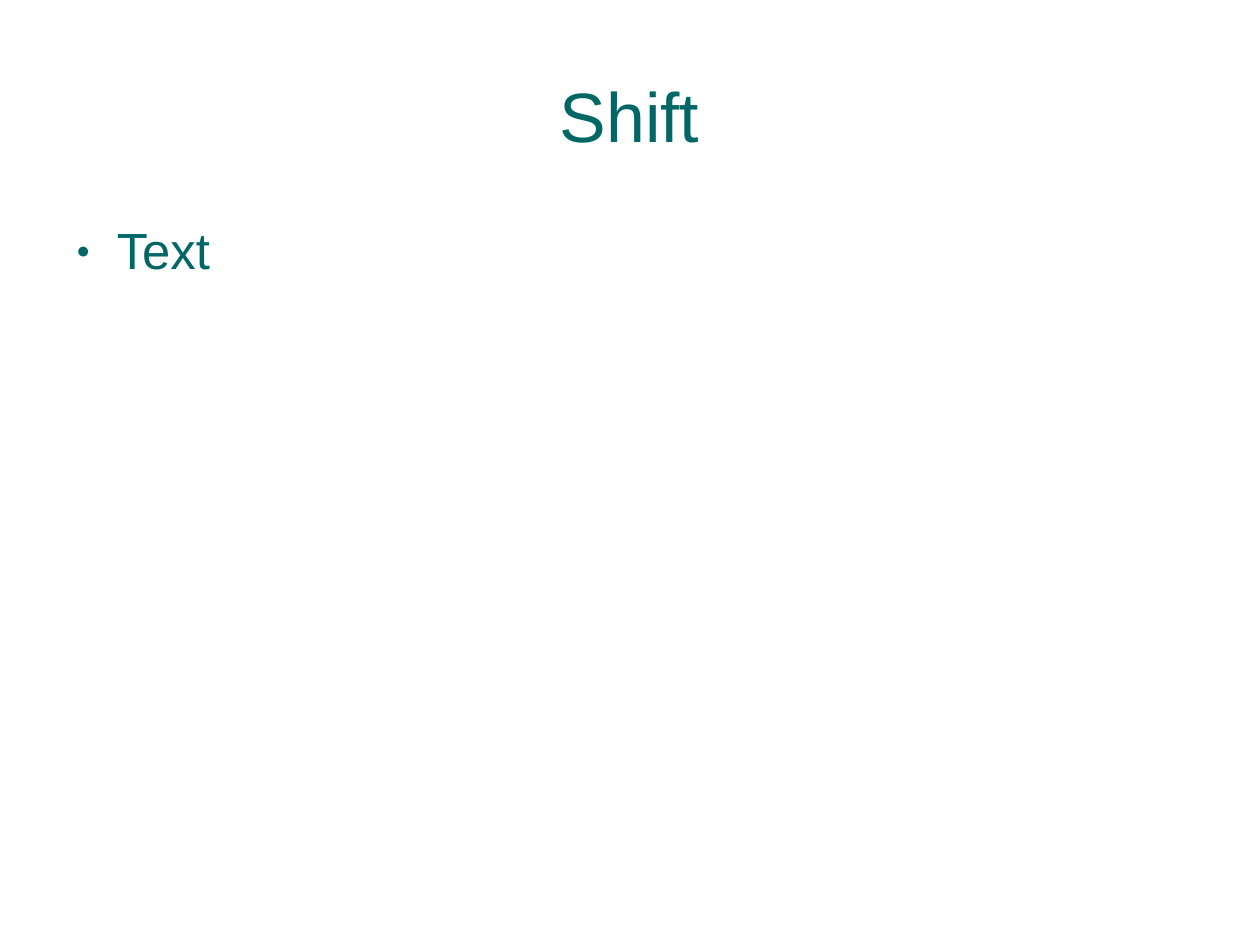
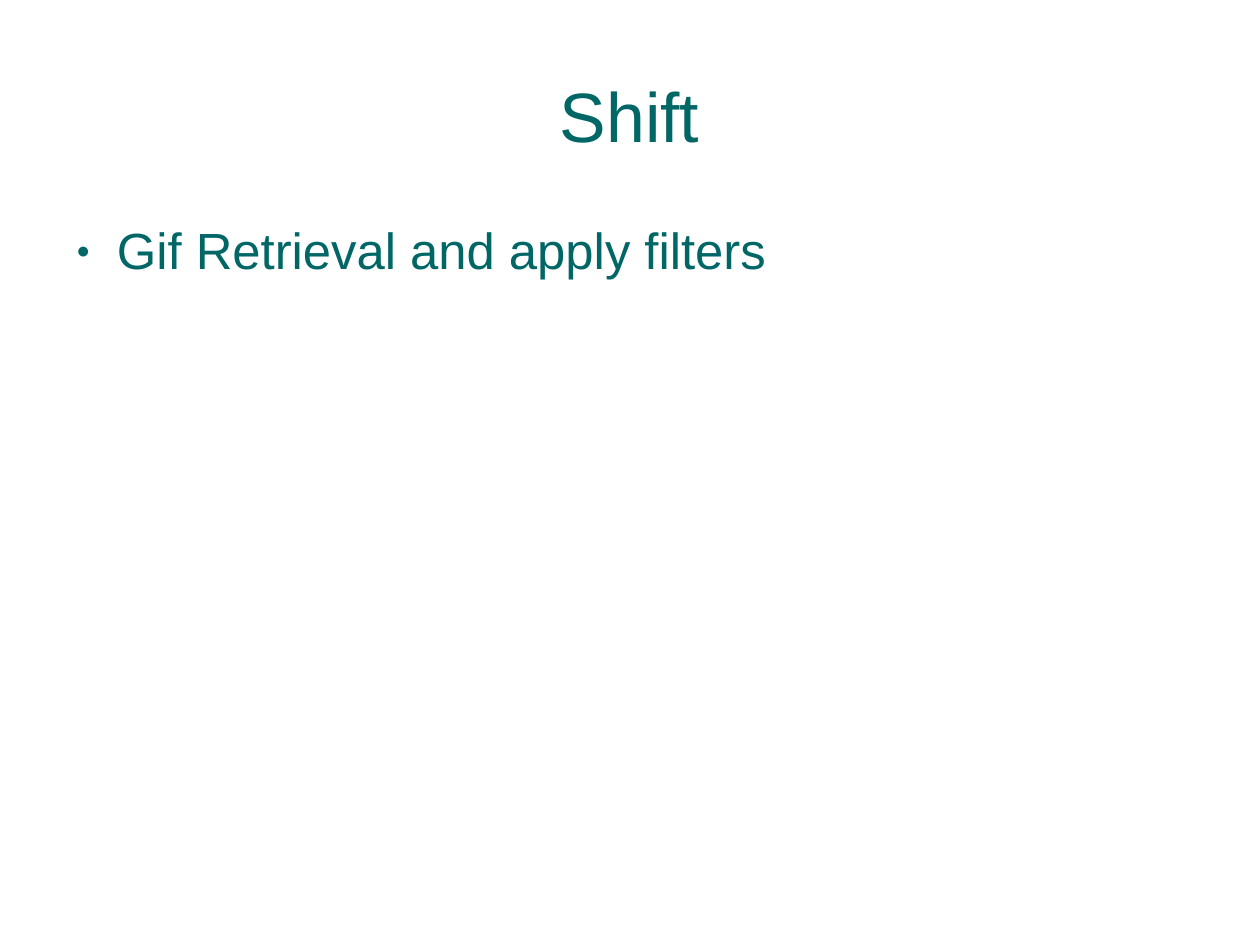
Before and after one commit to abruestle/ShiftShare, a slide deck: slide 3 of presentation/ShiftSharePresentation.ppt. Drawn at 1260x945 pixels with LibreOffice and Linux fonts; fonts in the diff are those of the drawing; background and template pictures are left out. Boxes give left, top, right and bottom in pixels: in the first picture for what was removed or moved away, otherwise in the second. Text is boxed around its words. In the diff, an @@ line names an element or a change of style, - is before the commit and + after.

```diff
--- a/presentation/ShiftSharePresentation.ppt
+++ b/presentation/ShiftSharePresentation.ppt
@@ text at [117, 232, 765, 280]: text changed @@
-● Text
+● Gif Retrieval and apply filters
```
Also in this commit, not shown: 1 other slide changed, 1 slide added, 1 slide removed, 3 other files.
